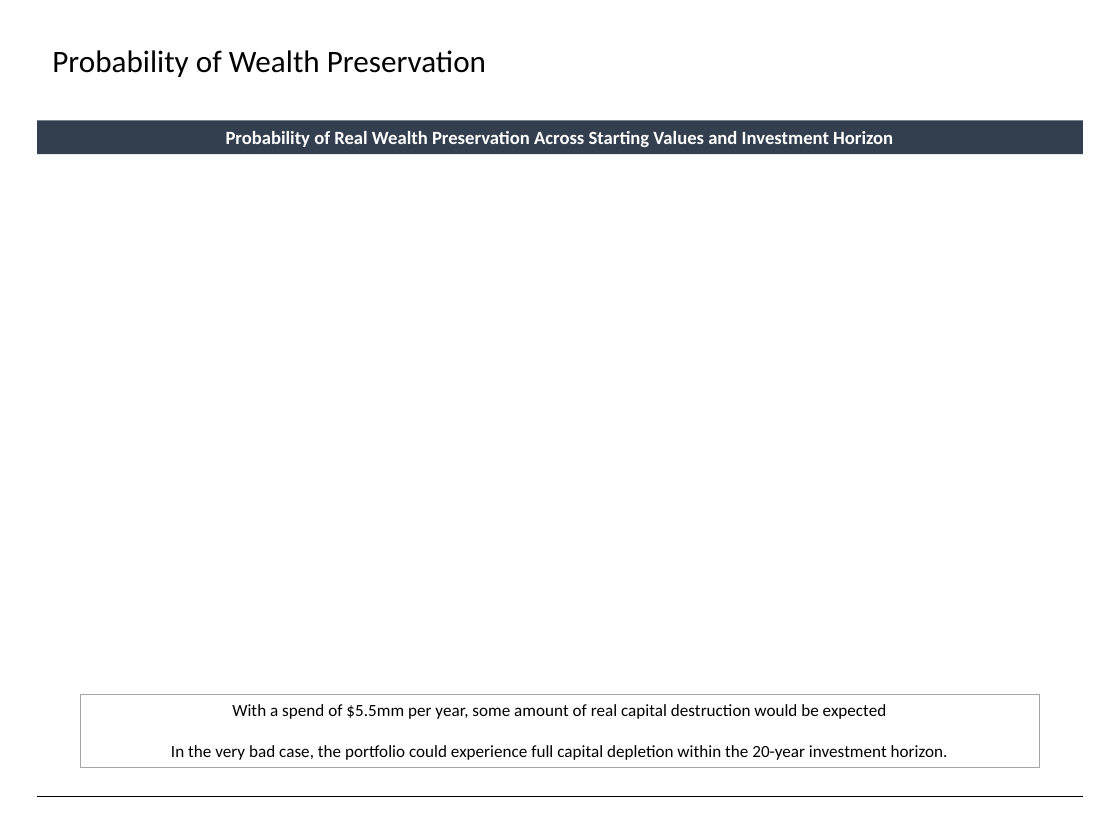
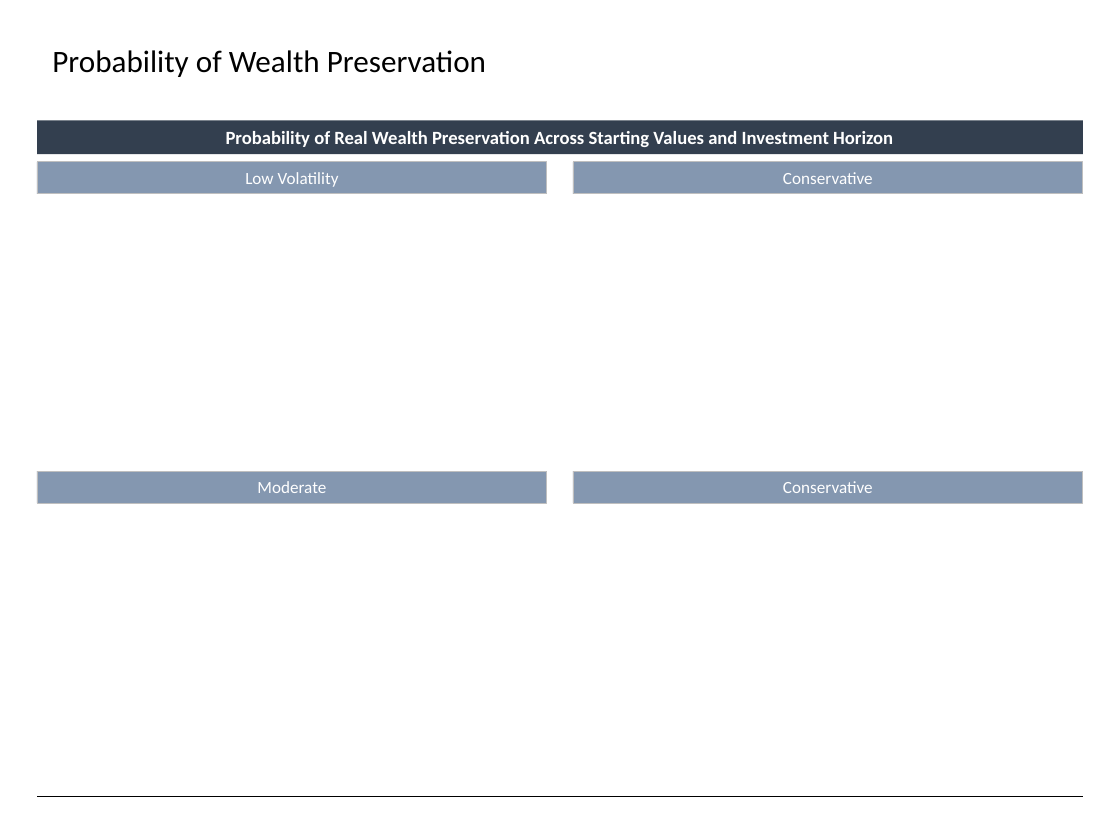
Before and after one commit to fabarker/epsilon-phi, a slide deck: slide 14 of epsilon-phi-core/src/python/epsilonPhi/ep_saa/marketing/Slides.pptx. Drawn at 1120x840 pixels with LibreOffice and Linux fonts; fonts in the diff are those of the drawing. Boxes give left, top, right and bottom in pixels: in the first picture for what was removed or moved away, otherwise in the second. Text is boxed around its words. In the diff, an @@ line names an element or a change of style, - is before the commit and + after.

```diff
--- a/epsilon-phi-core/src/python/epsilonPhi/ep_saa/marketing/Slides.pptx
+++ b/epsilon-phi-core/src/python/epsilonPhi/ep_saa/marketing/Slides.pptx
@@ rectangle added at (37,162,547,195), fill #8497B0, outline #BFBFBF 0.5 pt, 11 pt, text #FFFFFF @@
+Low Volatility
@@ rectangle added at (573,162,1083,195), fill #8497B0, outline #BFBFBF 0.5 pt, 11 pt, text #FFFFFF @@
+Conservative
@@ rectangle added at (37,472,547,504), fill #8497B0, outline #BFBFBF 0.5 pt, 11 pt, text #FFFFFF @@
+Moderate
@@ rectangle added at (573,472,1083,504), fill #8497B0, outline #BFBFBF 0.5 pt, 11 pt, text #FFFFFF @@
+Conservative
@@ rectangle removed at (81,694,1039,768) @@
-With a spend of $5.5mm per year, some amount of real capital destruction would be expected
-In the very bad case, the portfolio could experience full capital depletion within the 20-year investment horizon.
```
Also in this commit, not shown: 18 other slides changed, 1 slide added, 1 other file.
